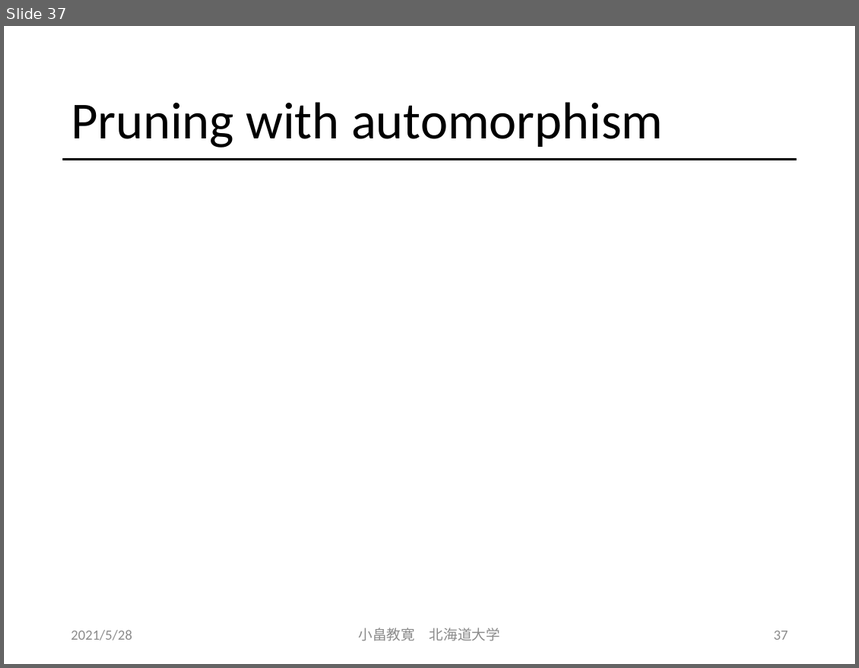
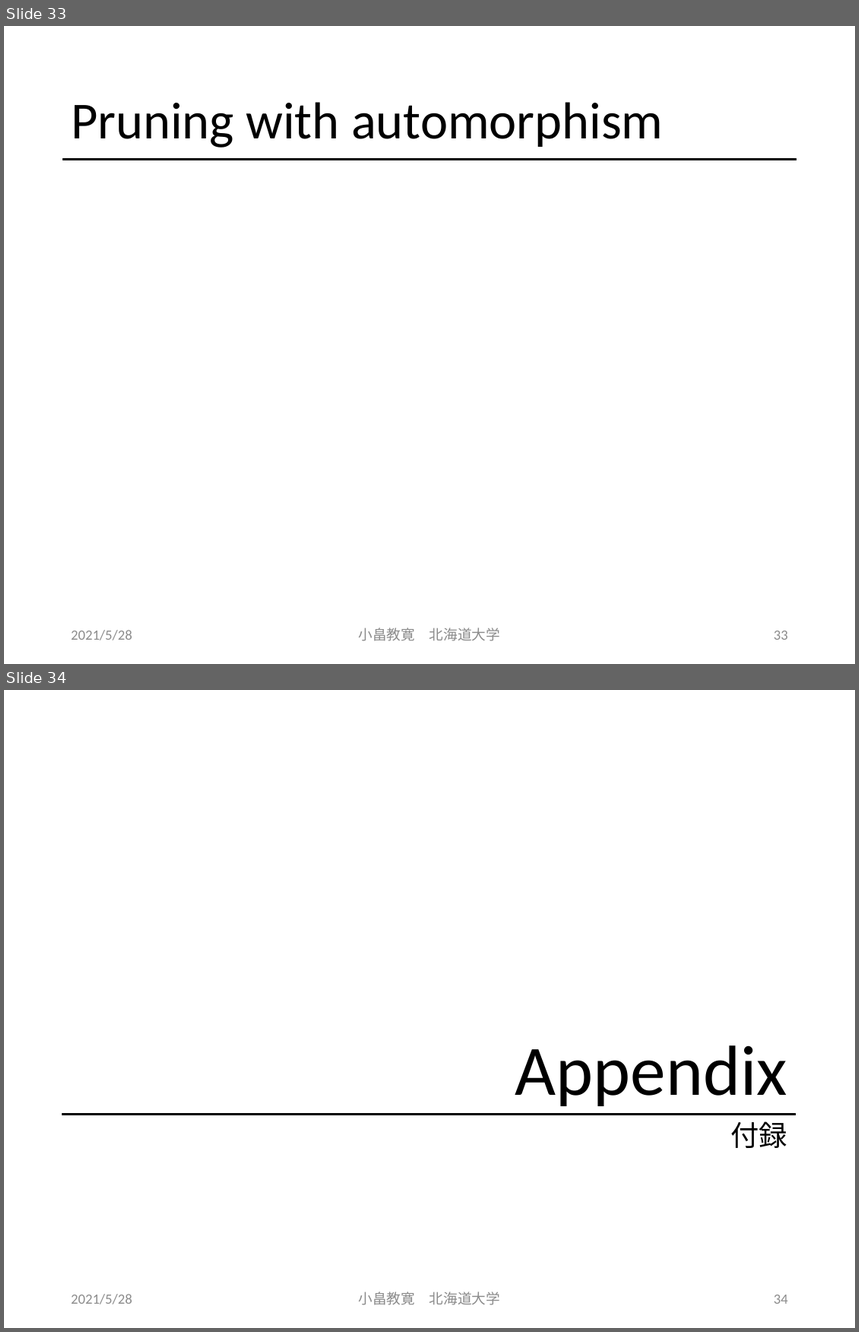
Before and after one commit to obatakyoukan/isomorphism, a slide deck: Isomorphism.pptx. Shown one above the other, each under a label of ours: slide 37 before the commit, slides 33 and 34 after it. The pictures are 859x668 and 859x1332 pixels, drawn with LibreOffice and Linux fonts; fonts in the diff are those of the drawing. Boxes give left, top, right and bottom in pixels: in the first picture for what was removed or moved away, otherwise in the second. Text is boxed around its words. In the diff, an @@ line names an element or a change of style, - is before the commit and + after.

```diff
--- a/Isomorphism.pptx
+++ b/Isomorphism.pptx
@@ slide 34 added at (4, 690, 855, 1328), background #FFFFFF @@
@@ title added at (515, 1046, 788, 1106), 60 pt, text #000000 @@
+Appendix
@@ line added from (62, 1115) to (797, 1115), #000000 2 pt @@
@@ text added at (731, 1122, 788, 1148), 24 pt, text #000000 @@
+付録
@@ text added at (71, 1294, 132, 1305), 12 pt, text #8C8C8C @@
+2021/5/28
@@ text added at (359, 1292, 500, 1306), 12 pt, text #8C8C8C @@
+小畠教寛 北海道大学
@@ page number added at (774, 1295, 788, 1304), 12 pt, text #8C8C8C @@
+34
@@ what was slide 37 is now slide 33 @@
@@ page number at (774, 631, 788, 640): text changed @@
-37
+33
```
Also in this commit, not shown: 1 slide changed, 2 other slides added.
